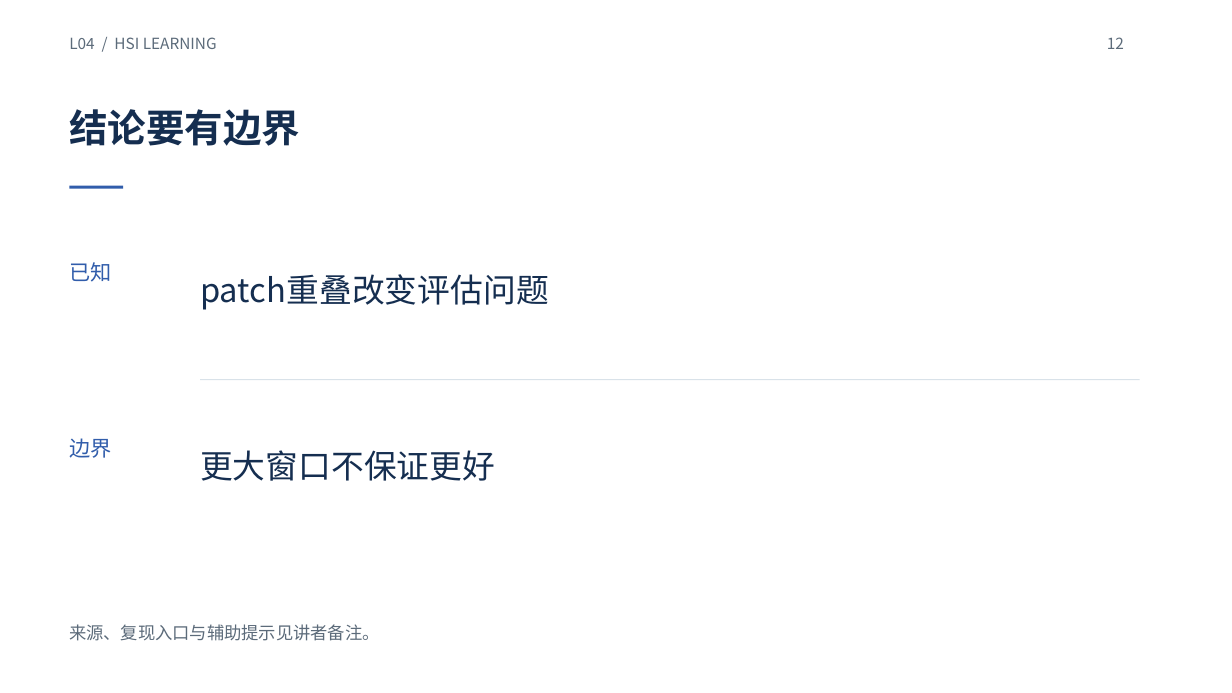
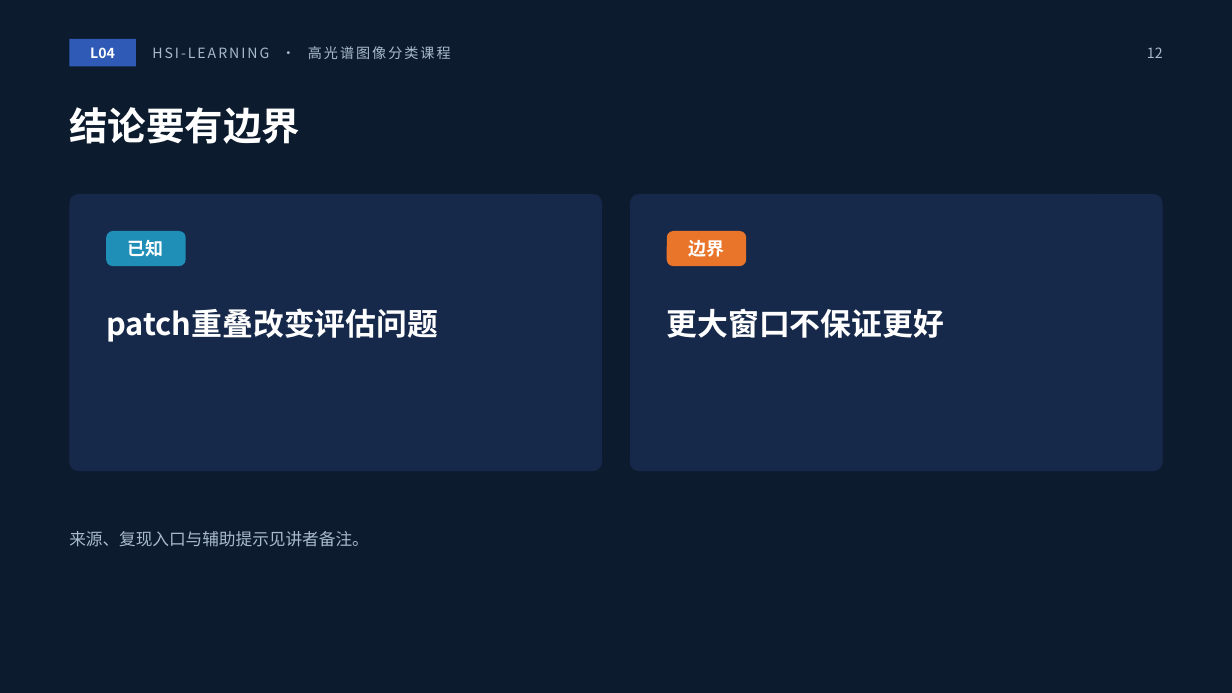
Before and after one commit to masskx/HSI-Learning, a slide deck: slide 12 of slides/decks/L04-patch.pptx. Drawn at 1232x693 pixels with LibreOffice and Linux fonts; fonts in the diff are those of the drawing; background and template pictures are left out. Boxes give left, top, right and bottom in pixels: in the first picture for what was removed or moved away, otherwise in the second. Text is boxed around its words. In the diff, an @@ line names an element or a change of style, - is before the commit and + after.

```diff
--- a/slides/decks/L04-patch.pptx
+++ b/slides/decks/L04-patch.pptx
@@ background #FFFFFF to #0D1B2E @@
@@ text removed at (69,37,217,49) @@
-L04 / HSI LEARNING
@@ rectangle added at (69,39,136,67), fill #2F5BB7 @@
@@ text added at (90,47,115,58), 11 pt, text #FFFFFF, bold @@
+L04
@@ text added at (152,46,451,59), 11 pt, text #A9BACD @@
+HSI-LEARNING · 高光谱图像分类课程
@@ page number: place and size @@
-page number at (1107,37,1124,49)
+page number at (1147,47,1163,58)
@@ page number at (1147,47,1163,58): size 12 to 11 pt, text colour #5C6B7A to #A9BACD; alignment left to right @@
@@ title "结论要有边界" at (69,107,300,144): text colour #152E50 to #FFFFFF @@
@@ rectangle removed at (69,186,123,189) @@
@@ rounded rectangle added at (69,194,603,471), fill #16294A @@
@@ rounded rectangle added at (630,194,1164,471), fill #16294A @@
@@ text "已知": place and size @@
-text "已知" at (69,262,111,282)
+text "已知" at (128,240,164,256)
@@ text "已知" at (128,240,164,256): size 16.5 to 14 pt, text colour #315DAB to #FFFFFF, bold on; alignment left to centre @@
@@ rounded rectangle added at (106,231,186,266), fill #1F8FB8 @@
@@ text "边界" at (688,240,724,257): size 16.5 to 14 pt, text colour #315DAB to #FFFFFF, bold on; alignment left to centre @@
@@ text "边界": place and size @@
-text "边界" at (69,438,111,458)
+text "边界" at (688,240,724,257)
@@ rounded rectangle added at (667,231,747,266), fill #E8752A @@
@@ text "patch重叠改变评估问题": place and size @@
-text "patch重叠改变评估问题" at (200,274,549,310)
+text "patch重叠改变评估问题" at (106,308,438,342)
@@ text "patch重叠改变评估问题" at (106,308,438,342): size 25.5 to 24 pt, text colour #152E50 to #FFFFFF, bold on; line spacing 1 to 1.25; vertical alignment middle to top @@
@@ text "更大窗口不保证更好" at (667,308,944,338): size 25.5 to 24 pt, text colour #152E50 to #FFFFFF, bold on; line spacing 1 to 1.25; vertical alignment middle to top @@
@@ text "更大窗口不保证更好": place and size @@
-text "更大窗口不保证更好" at (200,450,495,481)
+text "更大窗口不保证更好" at (667,308,944,338)
@@ rectangle removed at (201,379,1141,380) @@
@@ text "来源、复现入口与辅助提示见讲者备注。": place and size @@
-text "来源、复现入口与辅助提示见讲者备注。" at (69,624,379,641)
+text "来源、复现入口与辅助提示见讲者备注。" at (69,531,369,547)
@@ text "来源、复现入口与辅助提示见讲者备注。" at (69,531,369,547): size 13.5 to 13 pt, text colour #5C6B7A to #A9BACD; vertical alignment middle to top @@
```
Also in this commit, not shown: 11 other slides changed, 20 other files.
